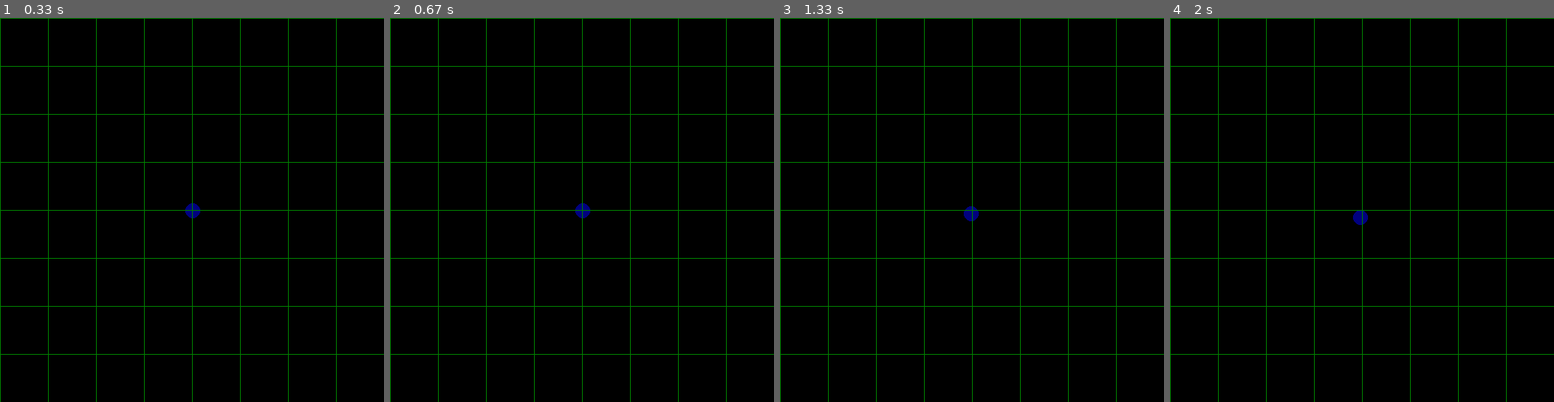
Above: before the commit, frames 1-4 (left to right).
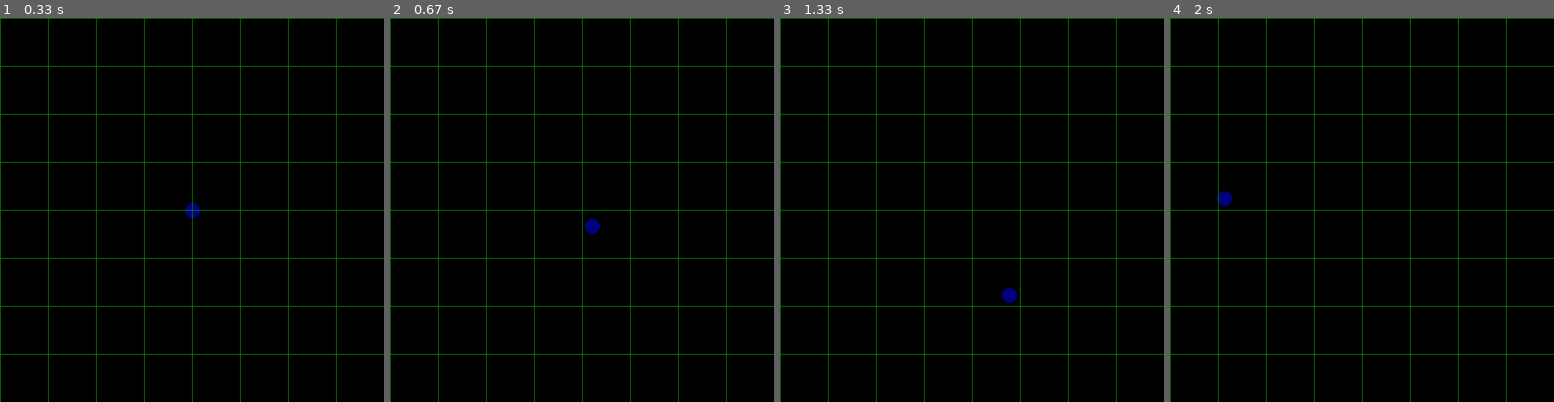
Above: after the commit, the same moments.

Repository: tjacek/planning
Game: pygame game, started from localization/model.py
Same seed, same stepped clock (60 frames per second), same inputs: the game is played once before the commit and once after it.
Inputs (mouse positions are in pixels of both pictures, inside the frame that each line leads up to):
- Up to frame 1 (0.33 s): no input
- Up to frame 2 (0.67 s): tap Enter at 0.33 s
- Up to frame 3 (1.33 s): click (1010, 294) at 0.82 s; press the mouse at (1010, 294) at 1.13 s; move the mouse to (922, 248) at 1.23 s
- Up to frame 4 (2 s): release the mouse at (1223, 198) at 1.37 s; press the mouse at (1400, 294) at 1.87 s; move the mouse to (1454, 325) at 1.97 s

Frame 1 is identical in both runs. In frame 2, 0.2% of the frame differs, in the area x 48-55%, y 48-57%; in frame 3, 0.2%; in frame 4, 0.2%, in the area x 12-52%, y 45-54%.

Commit message:
set new point

Diff:
--- a/localization/model.py
+++ b/localization/model.py
@@ -10,6 +10,7 @@
             obs_noise=utils.Gauss()
         self.state=None
         self.F=np.identity(4)
+        self.F[3][3]=0
         self.det_t=det_t
         self.noise=noise
         self.obs_noise=obs_noise
@@ -23,20 +24,19 @@
         return self.state
 
     def act(self,u):
-        B=self.get_B(u)
-        self.state=np.dot(self.F,self.state)+np.dot(B,u)
+        B=self.get_B()
+        self.state= (self.F @ self.state)+ (B @ u)
 
     def observe(self):
         obs_state= np.dot(self.get_H(),self.get_state())
-#        raise Exception(obs_state.shape)
         obs_state[:2]+= self.obs_noise()
         return obs_state
 
-    def get_B(self,u):
+    def get_B(self):
         theta=self.state[2]
         B=[[self.det_t*np.cos(theta),0],
            [self.det_t*np.sin(theta),0],
-           [0,0.2*self.det_t],
+           [0,self.det_t],
            [1,0]]
         B=np.array(B)
         return B
@@ -88,13 +88,14 @@
 
     def on_click(self,point):
         print(point)
-        self.envir.act([1,0])
+        new_state=[ (point_i-bound_i)
+            for point_i,bound_i in zip(point,self.bounds)]
+        new_state=np.array(new_state+[0,0])
+        self.envir.state=new_state
 
     def on_key(self,key):
         if(not self.envir.empty_state()):
-            print(self.envir.get_state())
-
-            self.envir.act([0,np.pi/4])
+            self.envir.act([5,np.pi/8])
 
     def show(self,window):
         window.fill((0,0,0))
@@ -129,6 +130,7 @@
             else:
                 start,end=(x_i,0),(x_i,bounds[1])
             pg.draw.line(window,color,start,end)
+
 if __name__ == '__main__':
     model=MotionEnvir()
     show.loop(MotionControler(model))
